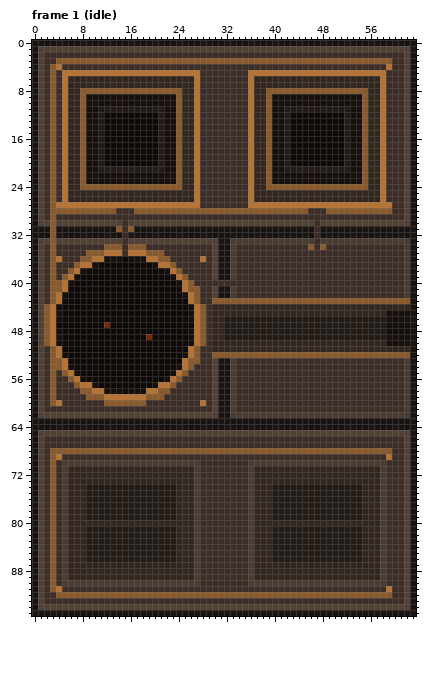
Two versions of one pixel-art file, buildings/smelter/sprites/main.aseprite. The picture above was drawn from the file before the commit.
64x96 pixels, 10 frames. Colours within 5 levels of each other are drawn and written as one. Shown: frame 1 (idle). The commit also changed other frames, which this record leaves out.
And afterwards:
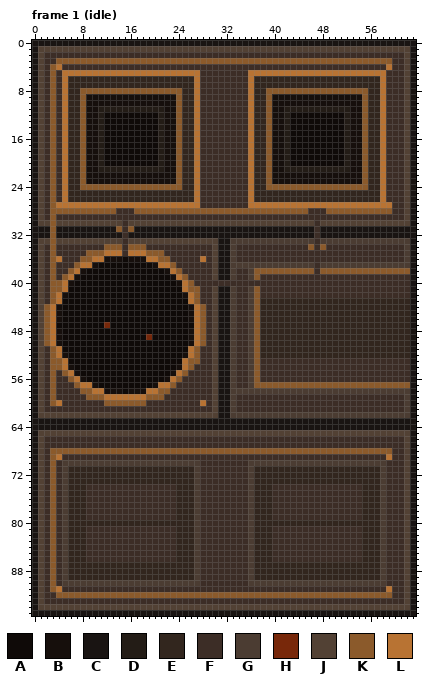
Palette (. is transparent): A #0f0a08  B #160f0c  C #191412  D #231c16  E #32261e  F #3c2d26  G #4b3c32  H #78280a  J #524134  K #8b5a2b  L #b87333
Difference:
Frame 1 (idle), layers "top", "base":
y 37: x 34..46 FFFFFFFFFFFFF -> GGGGGGGGGGGGG; x 48..61 FFFFFFFFFFFFFF -> GGGGGGGGGGGGGG
y 38: x 36..46 FFFFFFFFFFF -> GKKKKKKKKKK; x 48..62 FFFFFFFFFFFFFFG -> KKKKKKKKKKKKKKK
y 39: x 36..37 FF -> GK; x 62 G -> F
y 40: x 62 G -> F
y 41..42: x 36..37 FF -> GK; x 62 G -> F
y 43: x 30..36 KKKKKKK -> JCCGFFG; x 38..62 KKKKKKKKKKKKKKKKKKKKKKKKK -> EEEEEEEEEEEEEEEEEEEEEEEEE
y 44: x 30..37 EEEEEEEE -> JCCGFFGK
y 45: x 30..37 EEEEEEEE -> JCCGFFGK; x 59..62 BBBB -> EEEE
y 46..49: x 30..62 EEDDDDDDDDDDDDDDDDDDDDDDDDDDDBBBB -> JCCGFFGKEEEEEEEEEEEEEEEEEEEEEEEEE
y 50: x 30..37 EEEEEEEE -> JCCGFFGK; x 59..62 BBBB -> EEEE
y 51: x 30..37 EEEEEEEE -> JCCGFFGK
y 52: x 30..36 KKKKKKK -> JCCGFFG; x 38..62 KKKKKKKKKKKKKKKKKKKKKKKKK -> EEEEEEEEEEEEEEEEEEEEEEEEE
y 53..56: x 36..37 FF -> GK; x 62 G -> F
y 57: x 36..62 FFFFFFFFFFFFFFFFFFFFFFFFFFG -> GKKKKKKKKKKKKKKKKKKKKKKKKKK
y 58: x 34..61 FFFFFFFFFFFFFFFFFFFFFFFFFFFF -> GGGGGGGGGGGGGGGGGGGGGGGGGGGG
y 74..79: x 9..23 DDDDDDDDDDDDDDD -> FFFFFFFFFFFFFFF; x 40..54 DDDDDDDDDDDDDDD -> FFFFFFFFFFFFFFF
y 81..86: x 9..23 DDDDDDDDDDDDDDD -> FFFFFFFFFFFFFFF; x 40..54 DDDDDDDDDDDDDDD -> FFFFFFFFFFFFFFF
Boxes around the changes in both pictures, in picture pixels (x1, y1, x2, y2):
changed: (212, 262, 410, 394)
changed: (86, 484, 176, 562)
changed: (272, 484, 362, 562)
